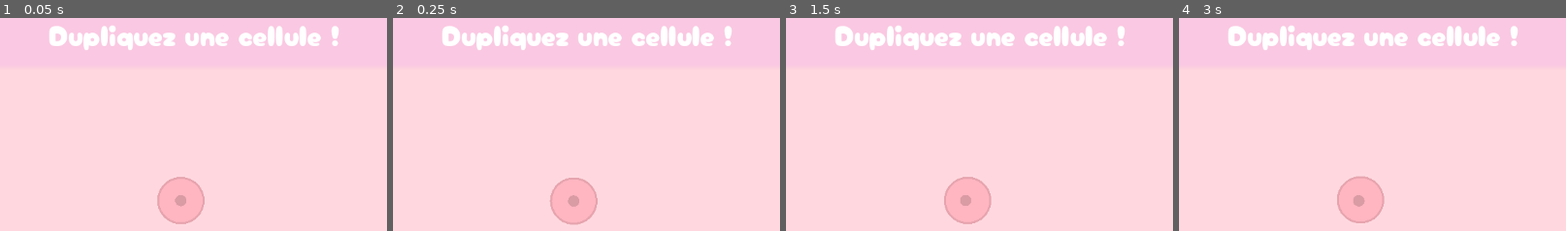
Above: before the commit, frames 1-4 (left to right).
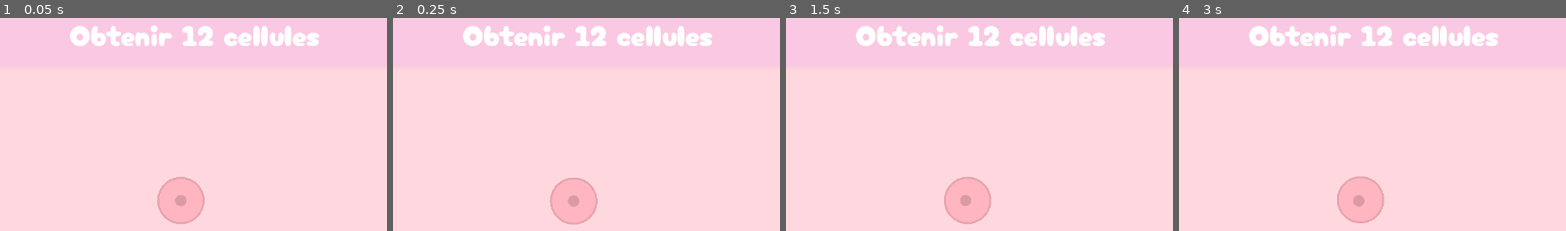
Above: after the commit, the same moments.

Repository: JungoQuentin/Doom2
Game: Godot game, scene res://main.tscn
The game is run twice, just before and just after one commit, with the same random seed, the same clock (stepped at 60 frames per second) and the same inputs.
Inputs (mouse positions are % of the whole screen's width and height, from its top left):
- Up to frame 1 (0.05 s): no input
- Up to frame 2 (0.25 s): no input
- Up to frame 3 (1.5 s): tap Enter at 0.5 s; move the mouse to (72, 44) at 0.52 s; click (72, 44) at 0.67 s; click (93, 8) at 1.25 s
- Up to frame 4 (3 s): tap Space at 2 s; move the mouse to (30, 54) at 2.02 s; click (30, 54) at 2.17 s; tap Enter at 2.75 s; move the mouse to (60, 27) at 2.77 s; click (60, 27) at 2.92 s
The pictures show only the part of the screen within x 27-77%, y 6-56%; the shares and areas given below are measured in that part.

The runs differ from the first frame. In frame 1, 3.0% of the frame differs, in the area x 12-88%, y 3-15%; in frame 2, 3.0%; in frame 3, 3.0%; in frame 4, 3.0%.

Commit message:
fixed score bug

Diff:
--- a/Cell.gd
+++ b/Cell.gd
@@ -18,7 +18,7 @@
 const NB_CELL_FOR_MERGE: Array[int] = [
 	12,
 	6,
-	15,
+	12,
 	8,
 ]
 
--- a/default_bus_layout.tres
+++ b/default_bus_layout.tres
@@ -16,7 +16,7 @@
 bus/1/solo = false
 bus/1/mute = false
 bus/1/bypass_fx = false
-bus/1/volume_db = -5.04224
+bus/1/volume_db = -9.63278
 bus/1/send = &"Master"
 bus/1/effect/0/effect = SubResource("AudioEffectReverb_j3pel")
 bus/1/effect/0/enabled = false
--- a/hex_grid.gd
+++ b/hex_grid.gd
@@ -69,7 +69,7 @@
 					spawn_many(Cell.NB_SPAWN_CELL[cell.kind])
 		else:
 			mergeable_cells = Merge.get_mergeable_cells(coords, mouse_tile)
-		Ui.update_score()
+
 	if event is InputEventMouseMotion:
 		var new_mouse_tile = pos_to_tile(get_global_mouse_position())
 		if new_mouse_tile != mouse_tile:
@@ -97,7 +97,8 @@
 		var color = Cell.color[cell.kind]
 		var fill_color = color
 		if cell in auto_mergeable_cells:
-			fill_color = color.lightened(0.5)
+			color = color.lightened(0.4)
+			fill_color = color
 		if cell in mergeable_cells or mouse_tile in cell.childs:
 			fill_color = color.darkened(0.1)
 
@@ -128,7 +129,6 @@
 			await get_tree().create_timer(randf_range(0.05, 0.25)).timeout
 			spawn_cell(cell.center, 0)
 			$PopT1.play()
-			Ui.update_score()
 
 
 func select_auto_merge():
@@ -152,7 +152,6 @@
 		return
 	merge(auto_mergeable_cells, 0)
 	auto_mergeable_cells.clear()
-	Ui.update_score()
 
 
 func merge(cells_to_merge: Array[Cell], kind: int):
@@ -242,7 +241,6 @@
 	cell.center = Utils.moved_in_dir(cell.center, dir)
 	for victim in victims:
 		spawn_cell(cell.center, victim, (dir + 3) % 6)
-	Ui.update_score()
 
 ## Delete the cell and corresponding coords
 func delete_cell(cell: Cell):
--- a/ui.gd
+++ b/ui.gd
@@ -6,6 +6,7 @@
 @onready var game: HexGrid = $"../Game"
 
 var goal_step: int = 0
+var last_score: int = 0
 
 const goals: Array[String] = [
 	"Obtenir 12 cellules",
@@ -14,7 +15,7 @@
 	"Former 6 Super cellules",
 	"Former une cellule usine",
 	"Obtenir 500 cellules",
-	"Former 15 cellules usines",
+	"Former 12 cellules usines",
 	"Former 1 cellules spéciale",
 	"Obtenir 2000 cellules",
 	"Obtenir 5000 cellules",
@@ -22,7 +23,7 @@
 ]
 
 const goals_max: Array[int] = [
-	12, 1, 50, 6, 1, 500, 15, 1, 2000, 5000, 100_000,
+	12, 1, 50, 6, 1, 500, 12, 1, 2000, 5000, 100_000,
 ]
 
 
@@ -30,6 +31,28 @@
 	var reset_button: TextureButton = $PanelContainer/MarginContainer/TopBar/C3/Reset
 	reset_button.pressed.connect(on_click_reset)
 
+
+func _process(_delta: float):
+	var score = 0
+	var nb_super_cells = 0
+	var nb_factory_cells = 0
+	var nb_special_cells = 0
+	for cell in game.cells:
+		match cell.kind:
+			0:
+				score += 1
+			1:
+				score += 13 #12
+				nb_super_cells += 1
+			2:
+				score += 80 #13*6
+				nb_factory_cells += 1
+			3:
+				score += 1000 #80*12
+				nb_special_cells += 1
+	if score != last_score:
+		last_score = score
+		update_score()
 
 func update_score():
 	var score = 0
@@ -47,7 +70,7 @@
 				score += 80 #13*6
 				nb_factory_cells += 1
 			3:
-				score += 1250 #80*15
+				score += 1000 #80*12
 				nb_special_cells += 1
 
 	total_cells.text = str(score)
@@ -61,7 +84,6 @@
 		_:
 			progress_bar.update_value(score)
 
-
 func on_click_reset():
 	get_tree().reload_current_scene()
 
--- a/ui.tscn
+++ b/ui.tscn
@@ -86,7 +86,7 @@
 size_flags_horizontal = 4
 theme_override_fonts/font = ExtResource("1_nltto")
 theme_override_font_sizes/font_size = 43
-text = "Dupliquez une cellule !"
+text = "Obtenir 12 cellules"
 horizontal_alignment = 1
 autowrap_mode = 2
 
